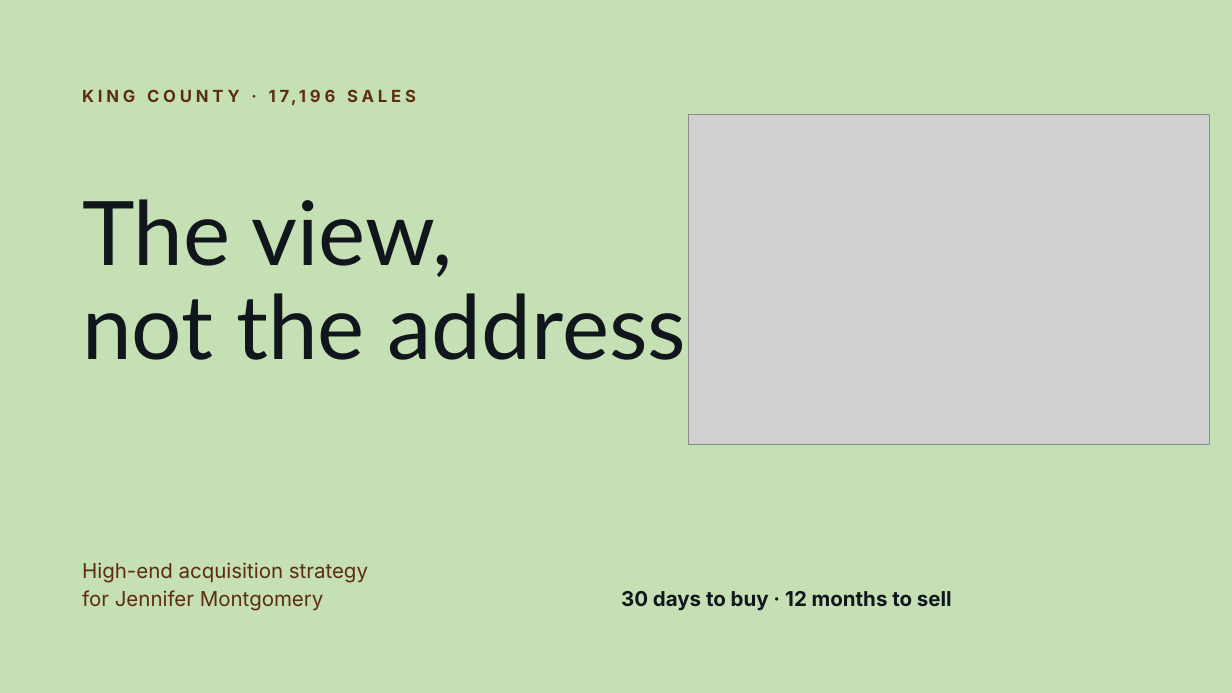
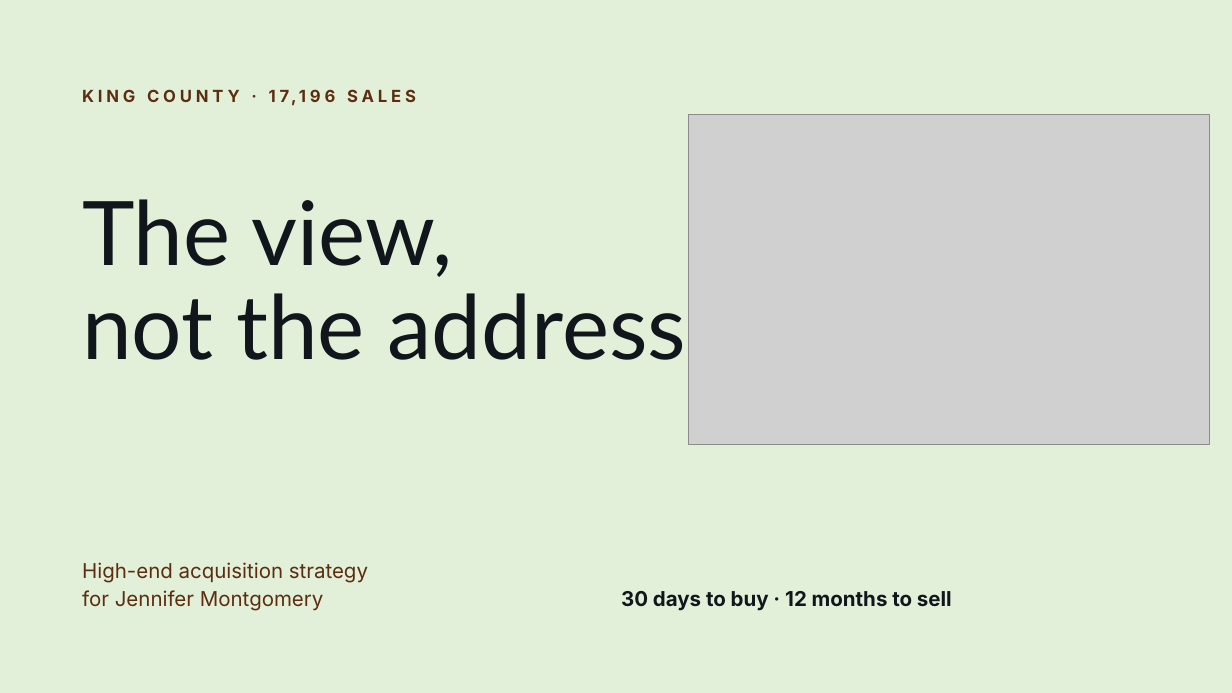
Before and after one commit to rambabugupta/ds-eda-project, a slide deck: slide 11 of data/High-End_Acquisition_Strategy___Jennifer_Montgomery.pptx. Drawn at 1232x693 pixels with LibreOffice and Linux fonts; fonts in the diff are those of the drawing; grey boxes stand for pictures. Boxes give left, top, right and bottom in pixels: in the first picture for what was removed or moved away, otherwise in the second. Text is boxed around its words. In the diff, an @@ line names an element or a change of style, - is before the commit and + after.

```diff
--- a/data/High-End_Acquisition_Strategy___Jennifer_Montgomery.pptx
+++ b/data/High-End_Acquisition_Strategy___Jennifer_Montgomery.pptx
@@ background #C5E0B4 to #E2F0D9 @@
```
Also in this commit, not shown: 11 other slides changed.
